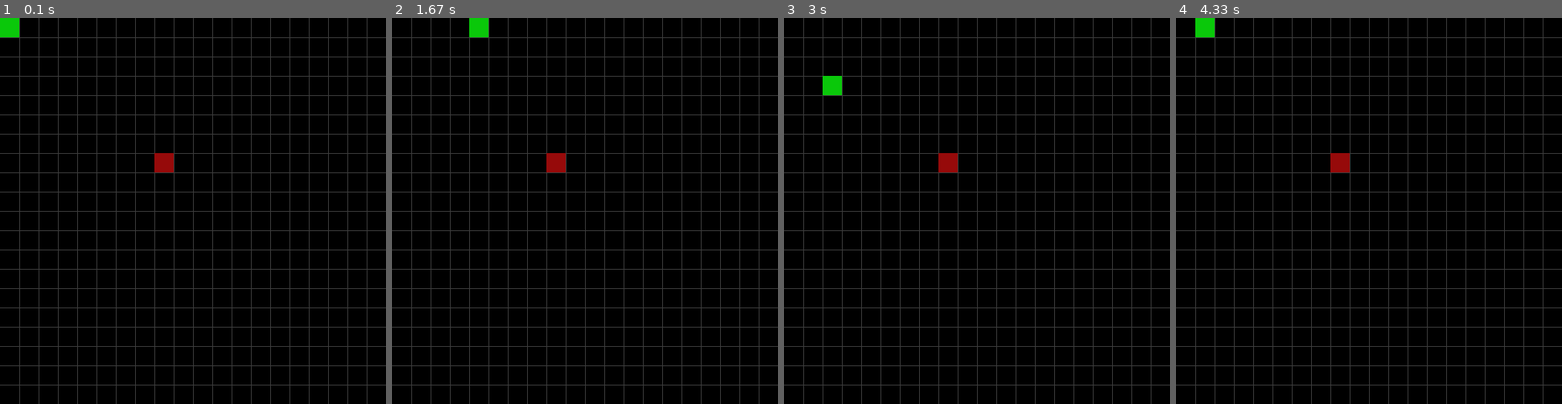
Above: before the commit, frames 1-4 (left to right).
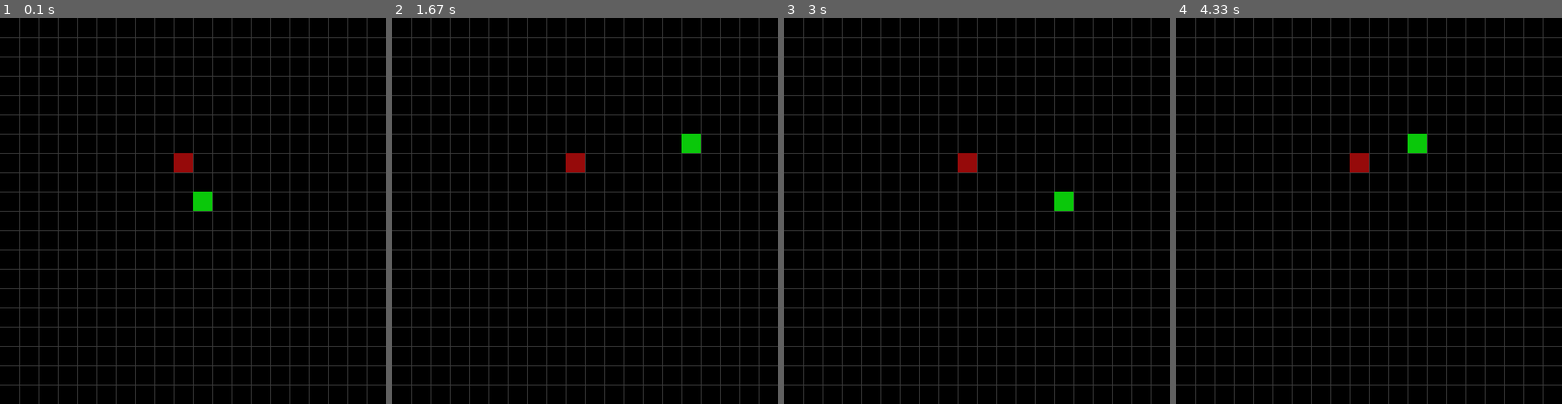
Above: after the commit, the same moments.

Repository: ShavrinAlex/pygame-snake
Game: pygame game, started from main.py
Same seed, same stepped clock (60 frames per second), same inputs: the game is played once before the commit and once after it.
Inputs:
- Up to frame 1 (0.1 s): no input
- Up to frame 2 (1.67 s): hold D 0.33-0.8 s; hold W 0.83-1.27 s; hold D from 1.3 s (still down)
- Up to frame 3 (3 s): release D at 1.8 s; hold A 1.83-2.37 s; hold S 2.4-2.95 s; hold A from 2.98 s (still down)
- Up to frame 4 (4.33 s): release A at 3.53 s; hold W 3.57-4.12 s; hold D from 4.15 s (still down)

The runs differ from the first frame. In frame 1, 1.0% of the frame differs, in the area x 0-55%, y 0-50%; in frame 2, 1.0%; in frame 3, 1.0%; in frame 4, 1.0%.

Commit message:
Произведен рефакторинг кода - описаны функции документации
В файле main.py были добавлены функции:
food_check_collision
food_set_pos
snake_move
snake_check_collision

В функции check_events теперь меняется не координаты змейки,
а направление её движения

В модуле parameters.py добавлена переменная
snake_direction - отвечает за направление змейки
(по умолчанию 'up')

Diff:
--- a/main.py
+++ b/main.py
@@ -4,7 +4,8 @@
 
 
 def check_events():
-    global snake_pos_x, snake_pos_y
+    """Проверка событий программы и клавиатуры"""
+    global snake_direction
 
     for event in pygame.event.get():
         if event.type == pygame.QUIT:
@@ -13,16 +14,17 @@
     keys = pygame.key.get_pressed()
     if keys[pygame.K_ESCAPE]:
         sys.exit()
-    if keys[pygame.K_w] and snake_pos_y > 0:
-        snake_pos_y -= window_pixel
-    elif keys[pygame.K_s] and snake_pos_y + shake_height < window_height:
-        snake_pos_y += window_pixel
-    elif keys[pygame.K_a] and snake_pos_x > 0:
-        snake_pos_x -= window_pixel
-    elif keys[pygame.K_d] and snake_pos_x + snake_width < window_width:
-        snake_pos_x += window_pixel
+    if keys[pygame.K_w]:
+        snake_direction = 'up'
+    elif keys[pygame.K_s]:
+        snake_direction = 'down'
+    elif keys[pygame.K_a]:
+        snake_direction = 'left'
+    elif keys[pygame.K_d]:
+        snake_direction = 'right'
 
 def draw_fon():
+    """Рисуем фон окна"""
     window.fill(color_fon)
 
     for y in range(window_pixel, window_height, window_pixel):
@@ -31,15 +33,59 @@
         pygame.draw.line(window, color_grid, (x, 0), (x, window_height))
 
 def food_draw():
+    """Рисуем еду"""
     pygame.draw.rect(window, color_food, (food_pos_x, food_pos_y, food_width, food_height))
 
+def food_check_collision():
+    """Проверка на пересечение координат змейки и еды"""
+    global window_fps
+
+    if snake_pos_x == food_pos_x and snake_pos_y == food_pos_y:
+        food_set_pos()
+        window_fps += 1
+
+def food_set_pos():
+    """Устанавливаем новые координаты для еды"""
+    global food_pos_x, food_pos_y
+
+    food_pos_x = random.randrange(0, window_width, window_pixel)
+    food_pos_y = random.randrange(0, window_height, window_pixel)
+
 def snake_draw():
+    """Рисуем змейку"""
     pygame.draw.rect(window, color_snake, (snake_pos_x, snake_pos_y, snake_width, shake_height))
+
+def snake_move():
+    """Отвечает за передвижение змейки"""
+    global snake_pos_x, snake_pos_y
+
+    if snake_direction == 'up':
+        snake_pos_y -= window_pixel
+    elif snake_direction == 'down':
+        snake_pos_y += window_pixel
+    elif snake_direction == 'left':
+        snake_pos_x -= window_pixel
+    else:
+        snake_pos_x += window_pixel
+
+def snake_check_collision():
+    """Проверяем на столкновение змейки с стенкой"""
+    global snake_pos_x, snake_pos_y
+    if snake_pos_y < 0:
+        snake_pos_y = window_height - window_pixel
+    elif snake_pos_y > window_height - window_pixel:
+        snake_pos_y = 0
+    if snake_pos_x < 0:
+        snake_pos_x = window_width - window_pixel
+    elif snake_pos_x > window_width - window_pixel:
+        snake_pos_x = 0
+
 
 pygame.init()
 
 clock = pygame.time.Clock()
 
+# Создаем окно программы
 window = pygame.display.set_mode((window_width, window_height))
 pygame.display.set_caption(window_title)
 pygame.display.set_icon(window_icon)
@@ -47,7 +93,11 @@
 while True:
     draw_fon()
     check_events()
+    food_check_collision()
     food_draw()
+    snake_check_collision()
+    snake_move()
     snake_draw()
     pygame.display.update()
+
     clock.tick(window_fps)
--- a/parameters.py
+++ b/parameters.py
@@ -2,6 +2,7 @@
 import pygame
 pygame.init()
 
+# Настройки параметров экрана
 window_width = 500
 window_height = 500
 window_title = 'Snake'
@@ -9,17 +10,21 @@
 window_fps = 5
 window_pixel = 25
 
+# Настройки цветов
 color_snake = (10, 200, 10)
 color_fon = (0, 0, 0)
 color_grid = (60, 60, 60)
 color_food = (150, 10, 10)
 
-snake_pos_x = 0
-snake_pos_y = 0
+# Настройки параметров змейки
+snake_pos_x = window_width // 2
+snake_pos_y = window_height // 2
 snake_width = window_pixel
 shake_height = window_pixel
+snake_direction = 'up'
 
+# Настройки параметров еды
 food_width = window_pixel
 food_height = window_pixel
-food_pos_x = random.randrange(0, window_width - food_width, window_pixel)
-food_pos_y = random.randrange(0, window_height - food_height, window_pixel)
+food_pos_x = random.randrange(0, window_width, window_pixel)
+food_pos_y = random.randrange(0, window_height, window_pixel)
